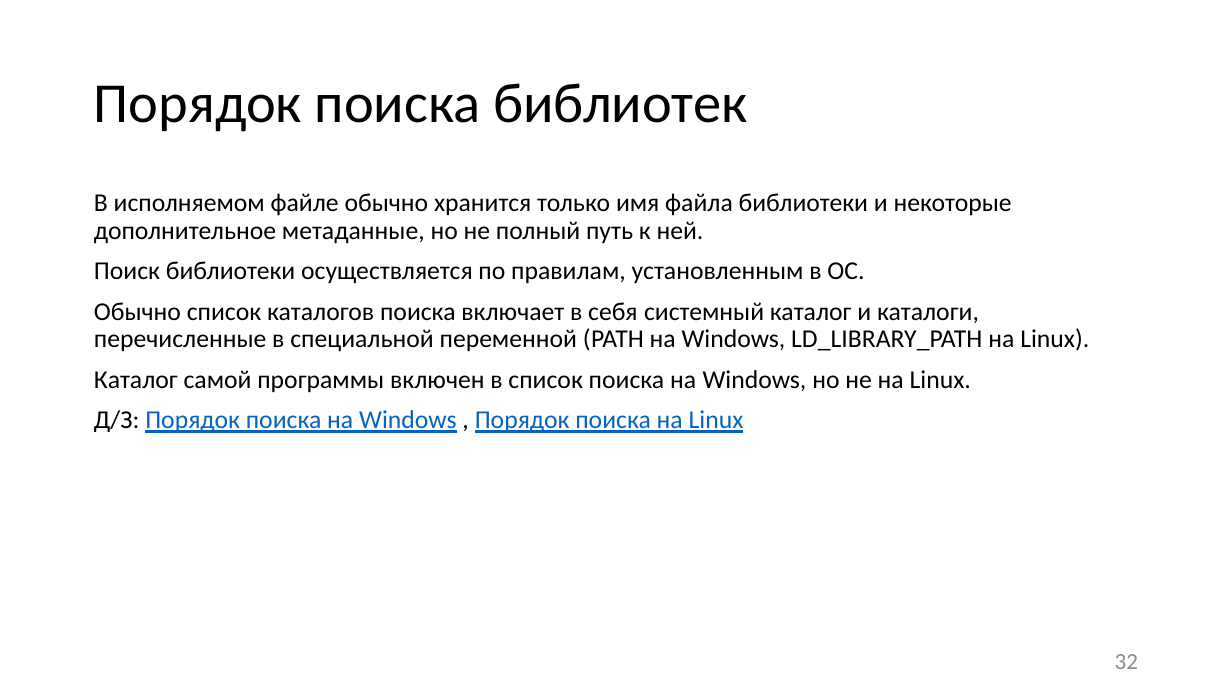
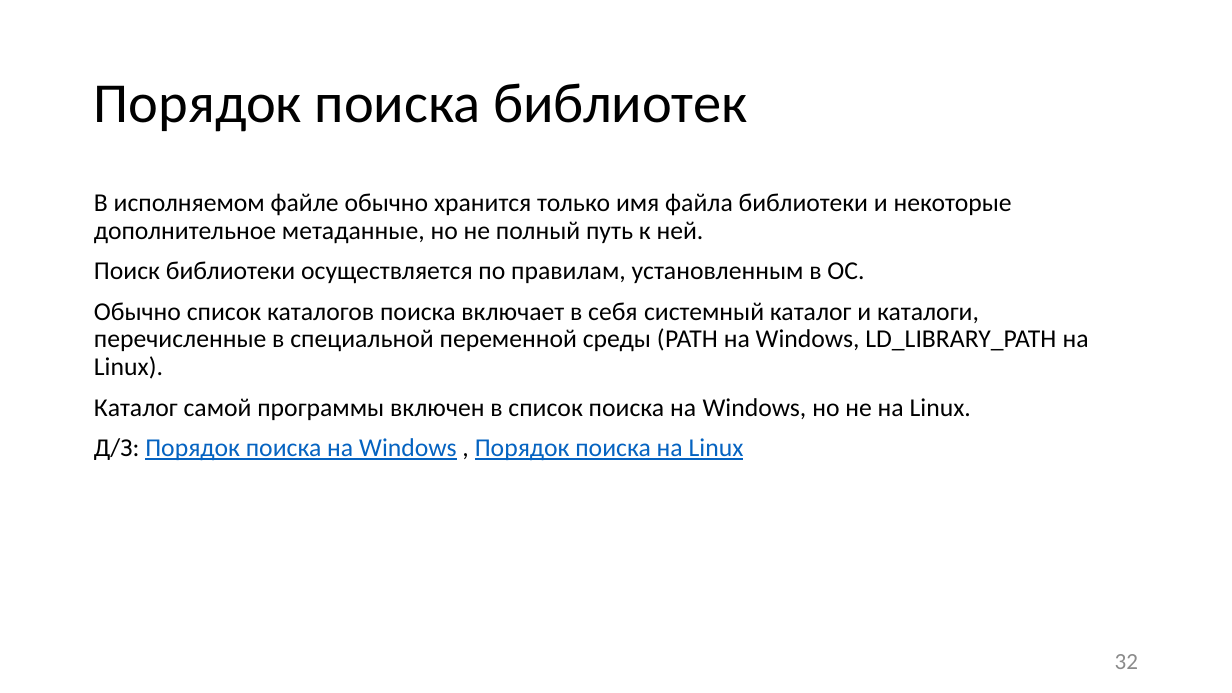
Before and after one commit to itsecd/low-level-programming, a slide deck: slide 32 of Lectures/5.Compiling_and_linking/Lecture5.pptx. Drawn at 1232x693 pixels with LibreOffice and Linux fonts; fonts in the diff are those of the drawing. Boxes give left, top, right and bottom in pixels: in the first picture for what was removed or moved away, otherwise in the second. Text is boxed around its words. In the diff, an @@ line names an element or a change of style, - is before the commit and + after.

```diff
--- a/Lectures/5.Compiling_and_linking/Lecture5.pptx
+++ b/Lectures/5.Compiling_and_linking/Lecture5.pptx
@@ text at <box>94,302,1089,379</box>: text changed @@
-Обычно список каталогов поиска включает в себя системный каталог и каталоги, перечисленные в специальной переменной (PATH на Windows, LD_LIBRARY_PATH на Linux).
+Обычно список каталогов поиска включает в себя системный каталог и каталоги, перечисленные в специальной переменной среды (PATH на Windows, LD_LIBRARY_PATH на Linux).
```
Also in this commit, not shown: 17 other slides changed, 10 other files.
